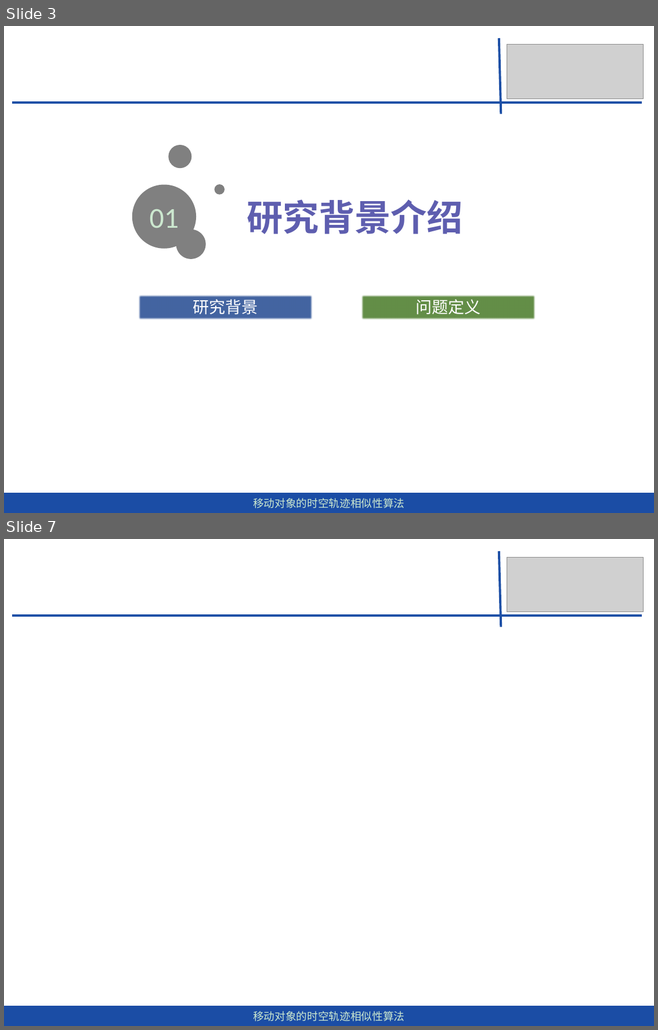
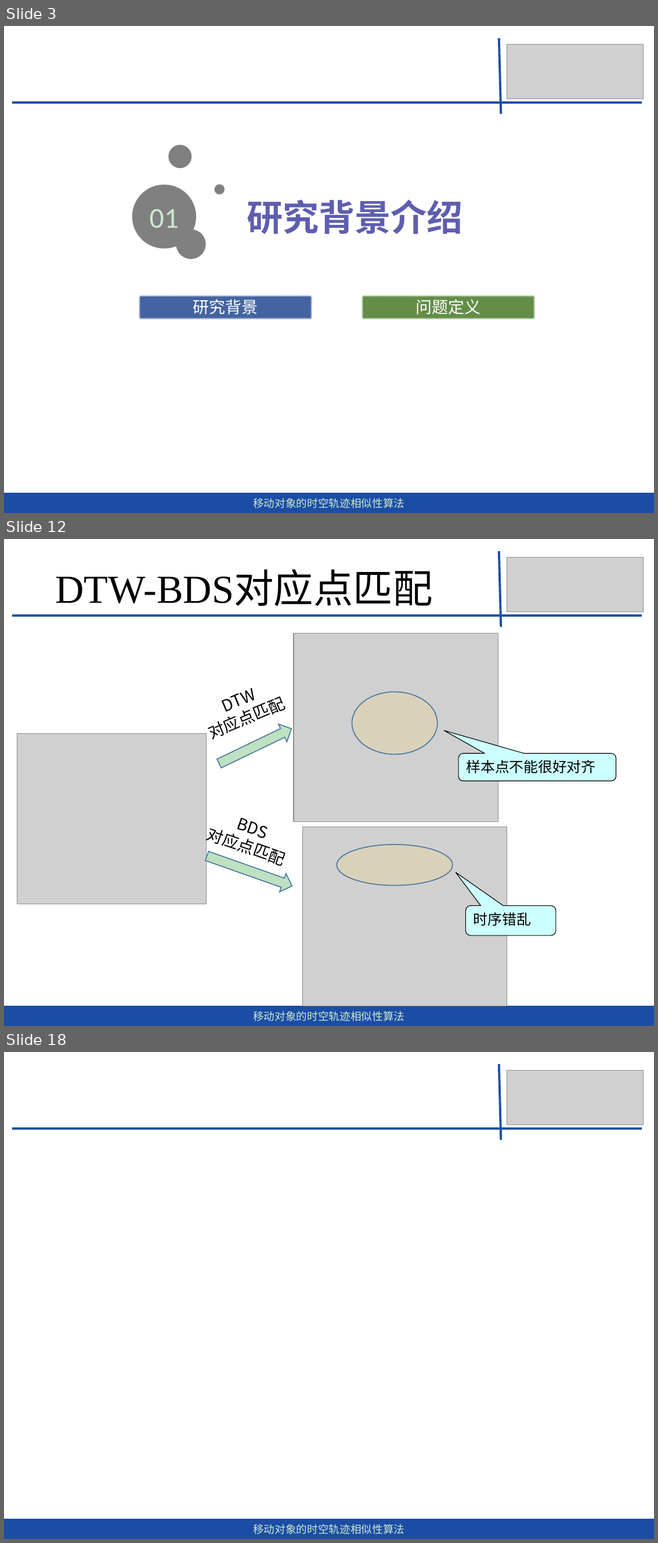
Before and after one commit to dingguangwei/biyelunwen, a slide deck: 答辩——毕设.pptx. Shown one above the other, each under a label of ours: slides 3 and 7 before the commit, slides 3, 12 and 18 after it; the slides between them are not shown. The pictures are 658x1030 and 658x1543 pixels, drawn with LibreOffice and Linux fonts; fonts in the diff are those of the drawing; grey boxes stand for pictures. Boxes give left, top, right and bottom in pixels: in the first picture for what was removed or moved away, otherwise in the second. Text is boxed around its words. In the diff, an @@ line names an element or a change of style, - is before the commit and + after.

```diff
--- a/答辩——毕设.pptx
+++ b/答辩——毕设.pptx
@@ slide 12 added at bbox=[4, 539, 654, 1026], background #CCE8CF @@
@@ line added from (498, 551) to (501, 627), #1E50A6 2.5 pt @@
@@ title added at bbox=[55, 572, 432, 606], 44 pt, text #000000 @@
+DTW-BDS对应点匹配
@@ picture added at bbox=[507, 558, 643, 613] @@
@@ line added from (12, 616) to (641, 616), #1E50A6 2.5 pt @@
@@ picture added at bbox=[294, 633, 498, 821] @@
@@ text added at bbox=[211, 689, 257, 740], 18 pt, text #000000 @@
+DTW
+对应点匹配
@@ ellipse added at bbox=[351, 692, 437, 754], fill #FFD966 at 20% opacity, outline #43739E 1 pt @@
@@ right arrow added at bbox=[215, 720, 296, 773], fill #BDE1C1, outline #43739E 1 pt @@
@@ picture added at bbox=[17, 733, 206, 904] @@
@@ rounded speech box added at bbox=[458, 754, 615, 781], fill #CCFFFF, outline #000000 0.75 pt, 16 pt, text #000000 @@
+样本点不能很好对齐
@@ text added at bbox=[206, 823, 282, 865], 18 pt, text #000000 @@
+BDS
+对应点匹配
@@ picture added at bbox=[302, 827, 507, 1006] @@
@@ right arrow added at bbox=[204, 847, 295, 895], fill #BDE1C1, outline #43739E 1 pt @@
@@ ellipse added at bbox=[336, 845, 452, 886], fill #FFD966 at 20% opacity, outline #43739E 1 pt @@
@@ rounded speech box added at bbox=[465, 906, 556, 936], fill #CCFFFF, outline #000000 0.75 pt, 16 pt, text #000000 @@
+时序错乱
@@ rectangle added at bbox=[4, 1006, 654, 1026], fill #1B4DA5, 12 pt, text #CCE8CF @@
+移动对象的时空轨迹相似性算法
@@ what was slide 7 is now slide 18 @@
```
Also in this commit, not shown: 6 slides changed, 7 other slides added, 1 slide removed, 3 other files.
